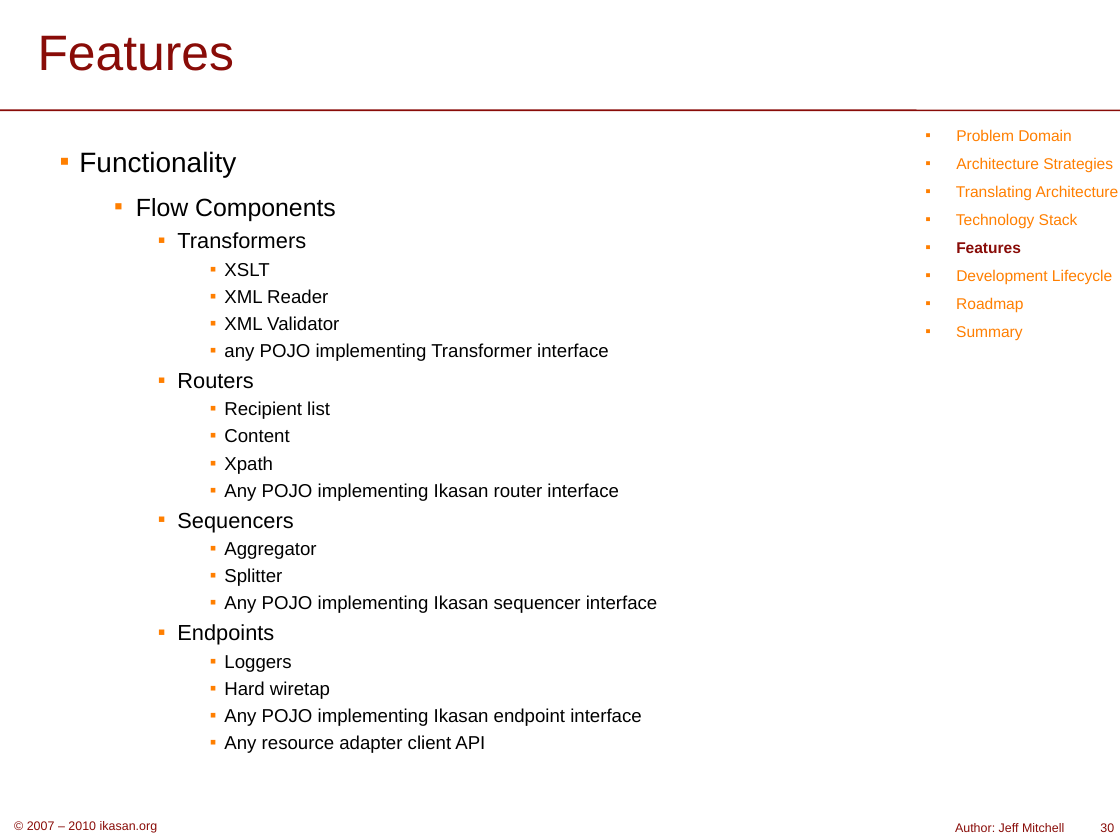
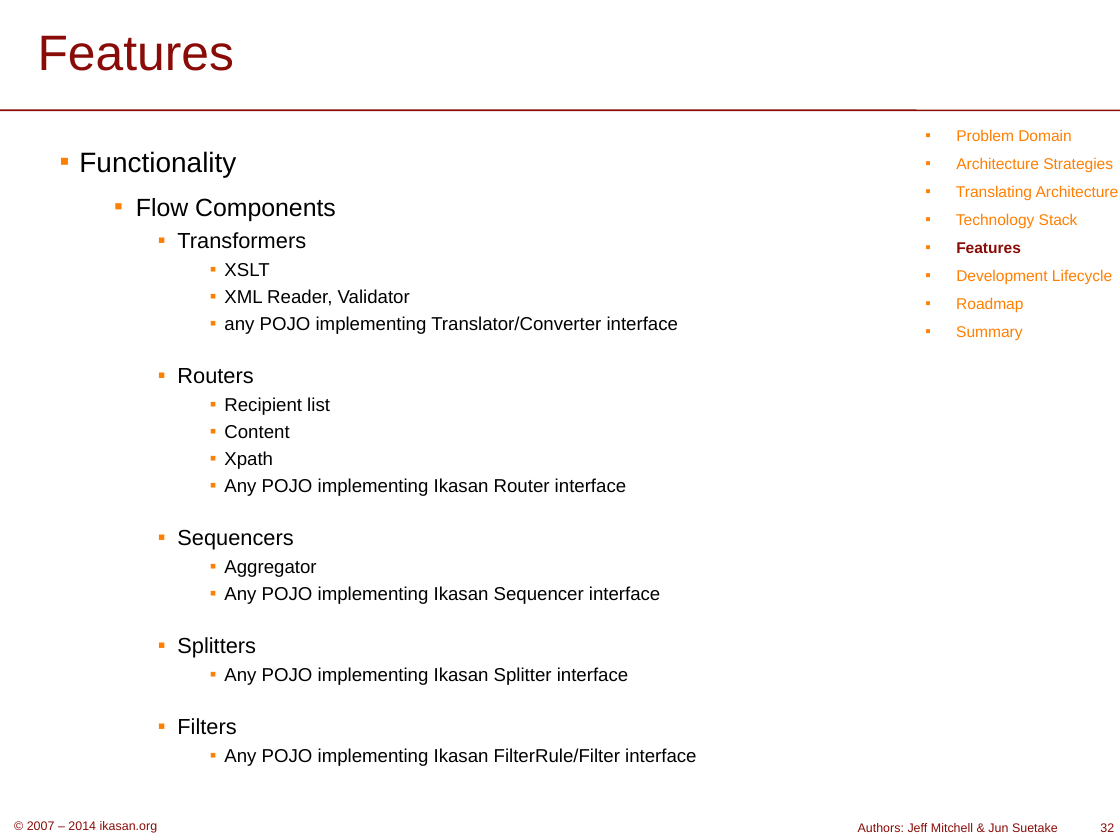
Before and after one commit to ikasanEIP/ikasan, a slide deck: slide 32 of website/org/publications/IkasanOverview.ppt (slide 30 before the commit). Drawn at 1120x840 pixels with LibreOffice and Linux fonts; fonts in the diff are those of the drawing; background and template pictures are left out. Boxes give left, top, right and bottom in pixels: in the first picture for what was removed or moved away, otherwise in the second. Text is boxed around its words. In the diff, an @@ line names an element or a change of style, - is before the commit and + after.

Commit message:
IKASAN-711 - website docs update

```diff
--- a/website/org/publications/IkasanOverview.ppt
+++ b/website/org/publications/IkasanOverview.ppt
@@ text at box(224, 289, 678, 334): text changed @@
-      ▪ XML Reader
-      ▪ XML Validator
-      ▪ any POJO implementing Transformer interface
+      ▪ XML Reader, Validator
+      ▪ any POJO implementing Translator/Converter interface
@@ text at box(224, 478, 626, 496): text changed @@
-      ▪ Any POJO implementing Ikasan router interface
+      ▪ Any POJO implementing Ikasan Router interface
@@ text at box(177, 586, 696, 766): text changed @@
-      ▪ Splitter
-      ▪ Any POJO implementing Ikasan sequencer interface
-    ▪ Endpoints
-      ▪ Loggers
-      ▪ Hard wiretap
-      ▪ Any POJO implementing Ikasan endpoint interface
-      ▪ Any resource adapter client API
+      ▪ Any POJO implementing Ikasan Sequencer interface
+    ▪ Splitters
+      ▪ Any POJO implementing Ikasan Splitter interface
+    ▪ Filters
+      ▪ Any POJO implementing Ikasan FilterRule/Filter interface
@@ text at box(27, 821, 158, 833): text changed @@
-© 2007 – 2010 ikasan.org
+© 2007 – 2014 ikasan.org
@@ text at box(858, 823, 1058, 832): text changed @@
-Author: Jeff Mitchell
+Authors: Jeff Mitchell & Jun Suetake
@@ page number at box(1100, 823, 1114, 832): text changed @@
-30
+32
```
Also in this commit, not shown: 35 other slides changed, 5 slides added, 1 slide removed, 1 other file.
